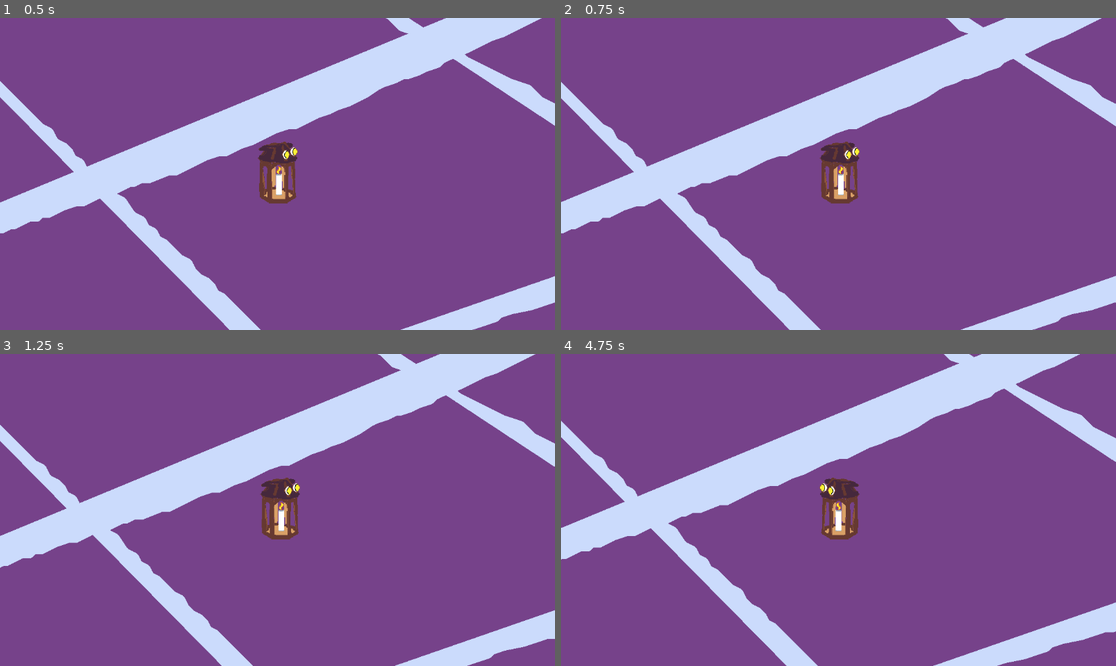
Above: before the commit, frames 1-4 (two rows, left to right).
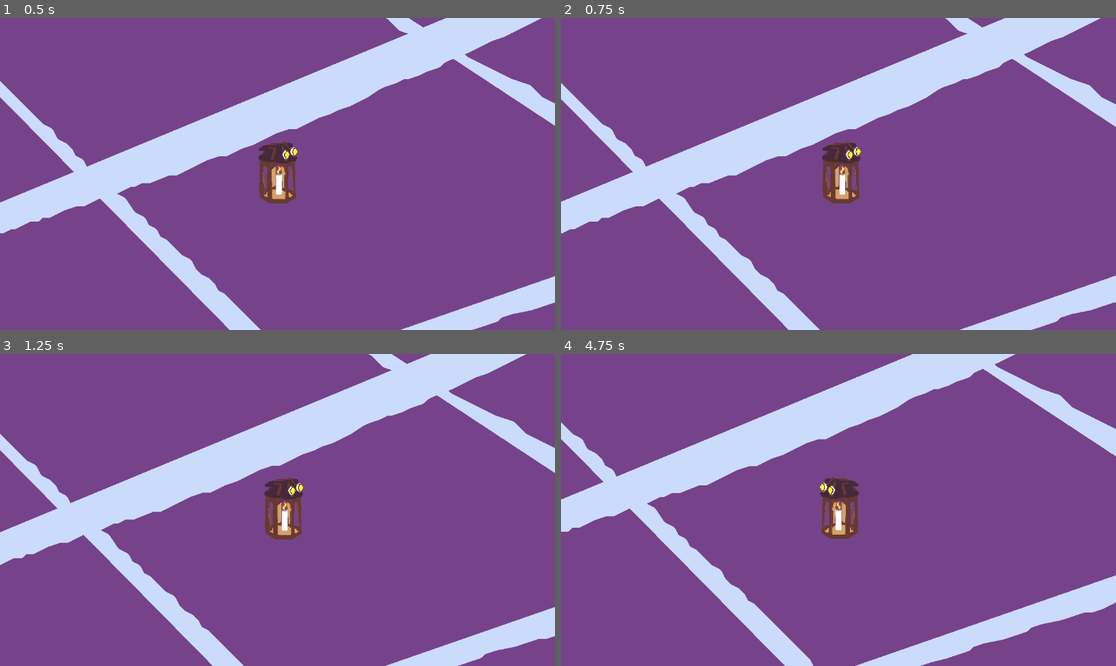
Above: after the commit, the same moments.

Repository: Dcarreon/ps15-jam-wizard-game
Game: Godot game, scene res://scenes/game.tscn
Two runs of this game, one before a commit and one after it. Both use one fixed random seed, a clock stepped at 60 frames per second and the inputs below.
Inputs (mouse positions are in pixels of both pictures, inside the frame that each line leads up to):
- Up to frame 1 (0.5 s): no input
- Up to frame 2 (0.75 s): tap Enter (ui_accept) at 0.5 s; move the mouse to (960, 158) at 0.52 s
- Up to frame 3 (1.25 s): tap Enter (ui_accept) at 0.77 s
- Up to frame 4 (4.75 s): move the mouse to (727, 525) at 1.27 s; tap Enter (ui_accept) at 1.52, 2.75, 3.02, 3.77, 4.52 s; move the mouse to (894, 441) at 2.02 s; move the mouse to (810, 572) at 2.77 s; move the mouse to (1005, 556) at 3.52 s; move the mouse to (672, 463) at 4.27 s

Frame 1 is identical in both runs. In frame 2, 1.5% of the frame differs, in the area x 0-100%, y 0-100%; in frame 3, 6.7%; in frame 4, 21%.

Commit message:
made the players max speed higher and increased their acceleration

Diff:
--- a/scripts/player.gd
+++ b/scripts/player.gd
@@ -4,8 +4,8 @@
 @onready var collision : CollisionShape2D = $CollisionShape2D
 @onready var state_machine : StateMachine = $PlayerStateMachine
 
-@export var max_speed : float = 400
-@export var acceleration : float = 500
+@export var max_speed : float = 800
+@export var acceleration : float = 1000
 @export var deceleration : float  = 0.02 # Percentage
 
 func _ready() -> void:
